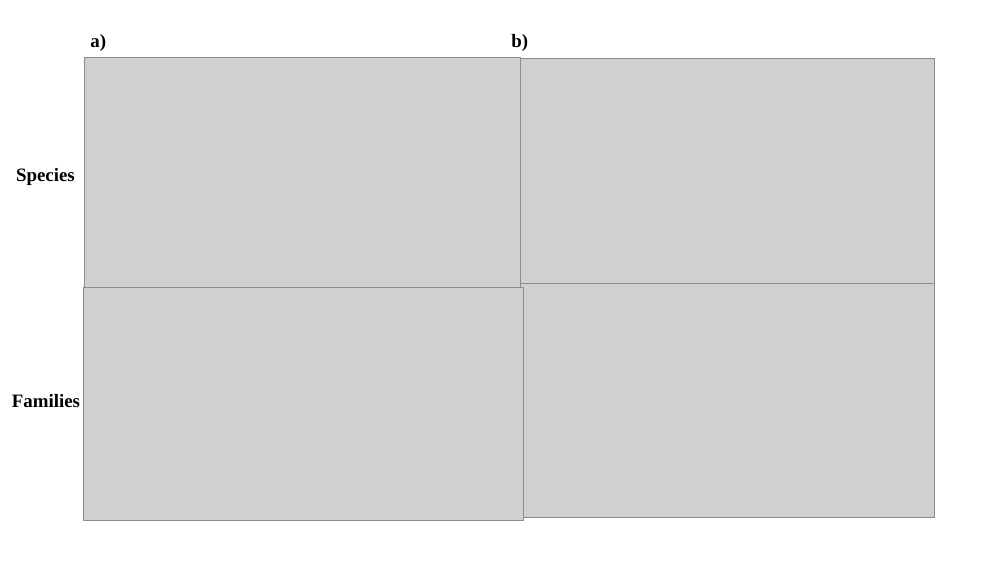
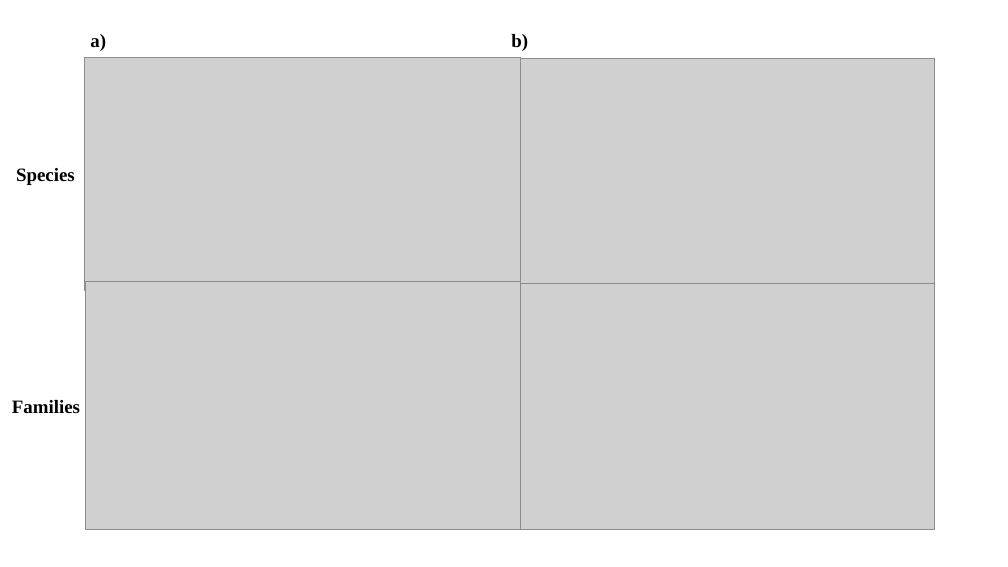
Before and after one commit to theodoramautz/baja_edna_git, a slide deck: slide 1 of Paper/Figures/Figure 2.pptx. Drawn at 1008x567 pixels with LibreOffice and Linux fonts; fonts in the diff are those of the drawing; grey boxes stand for pictures. Boxes give left, top, right and bottom in pixels: in the first picture for what was removed or moved away, otherwise in the second. Text is boxed around its words. In the diff, an @@ line names an element or a change of style, - is before the commit and + after.

```diff
--- a/Paper/Figures/Figure 2.pptx
+++ b/Paper/Figures/Figure 2.pptx
@@ picture: place and size @@
-picture at (83, 287, 524, 521)
+picture at (85, 281, 520, 530)
@@ picture: place and size @@
-picture at (508, 284, 935, 517)
+picture at (498, 284, 935, 529)
@@ text "Families": place and size @@
-text "Families" at (12, 394, 80, 407)
+text "Families" at (12, 400, 80, 413)
```
Also in this commit, not shown: 16 other files.
